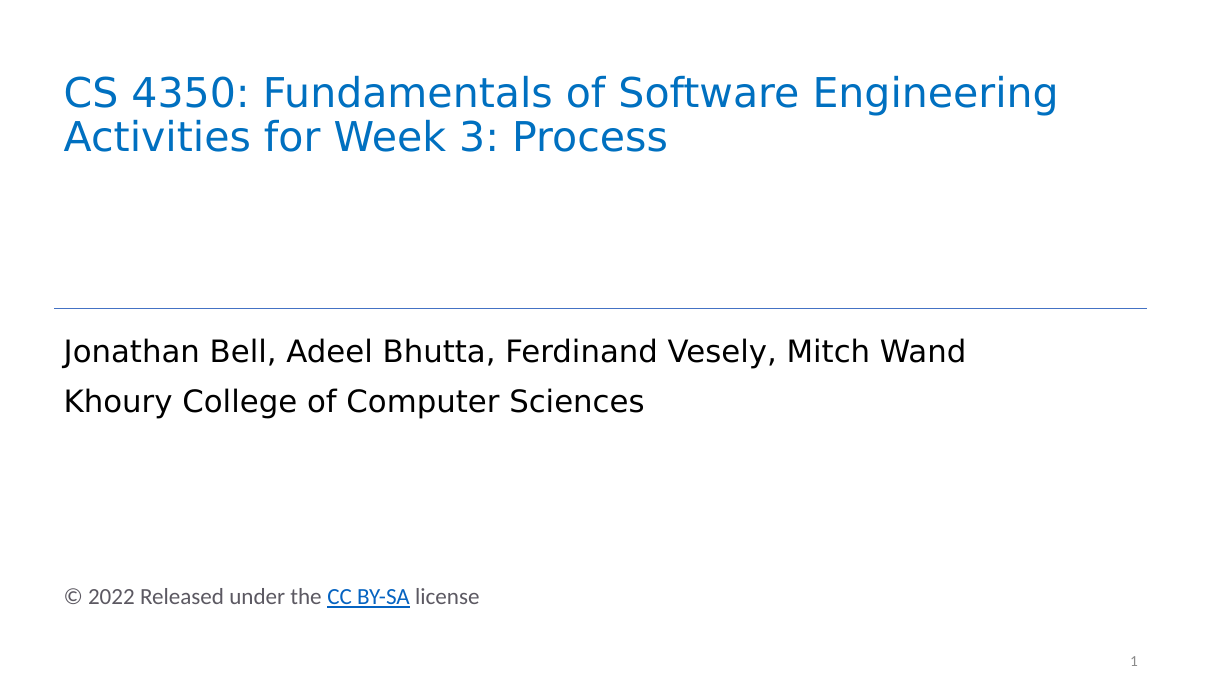
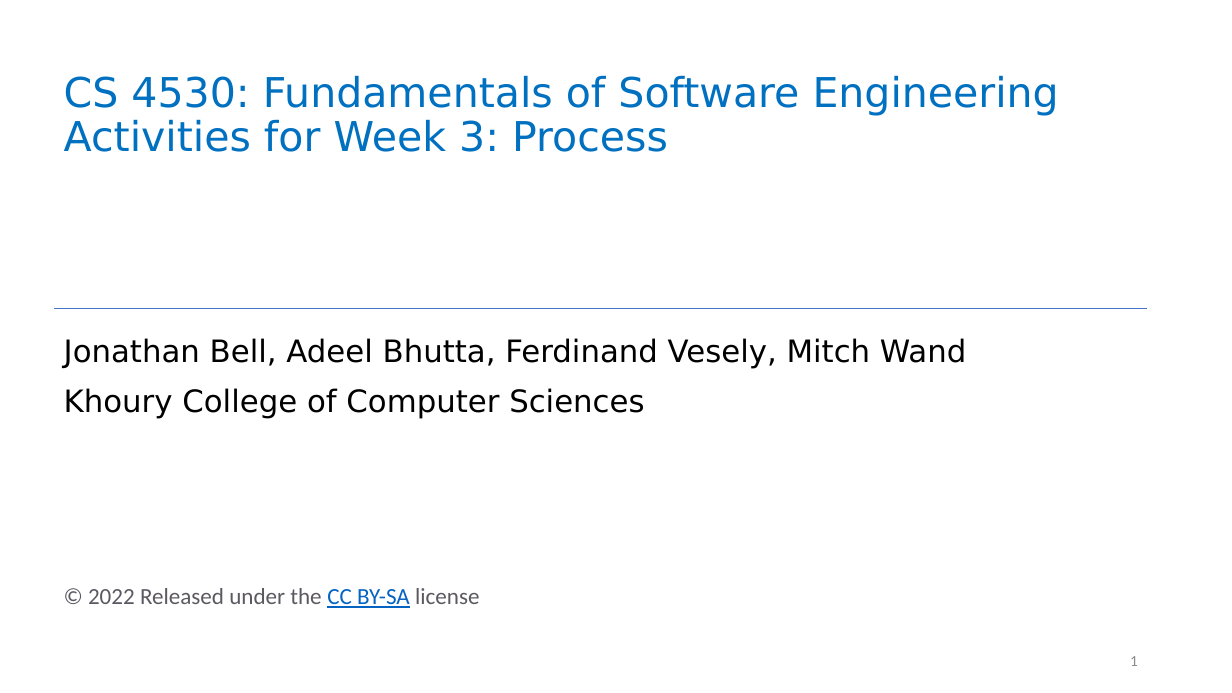
Before and after one commit to neu-se/CS4530-Spring-2022, a slide deck: slide 1 of Slides/Lesson 3 Activities.pptx. Drawn at 1232x693 pixels with LibreOffice and Linux fonts; fonts in the diff are those of the drawing. Boxes give left, top, right and bottom in pixels: in the first picture for what was removed or moved away, otherwise in the second. Text is boxed around its words. In the diff, an @@ line names an element or a change of style, - is before the commit and + after.

```diff
--- a/Slides/Lesson 3 Activities.pptx
+++ b/Slides/Lesson 3 Activities.pptx
@@ title at (64, 75, 1059, 152): text changed @@
-CS 4350: Fundamentals of Software Engineering
-Activities for Week 3: Process
+CS 4530: Fundamentals of Software Engineering
+Activities for Week 3: Process
```
Also in this commit, not shown: 24 other files.
